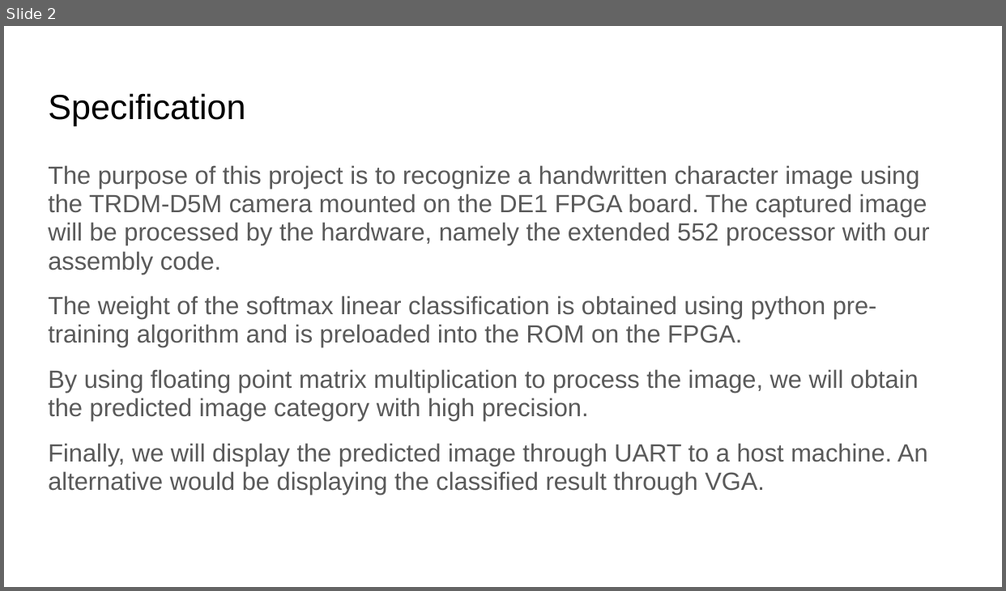
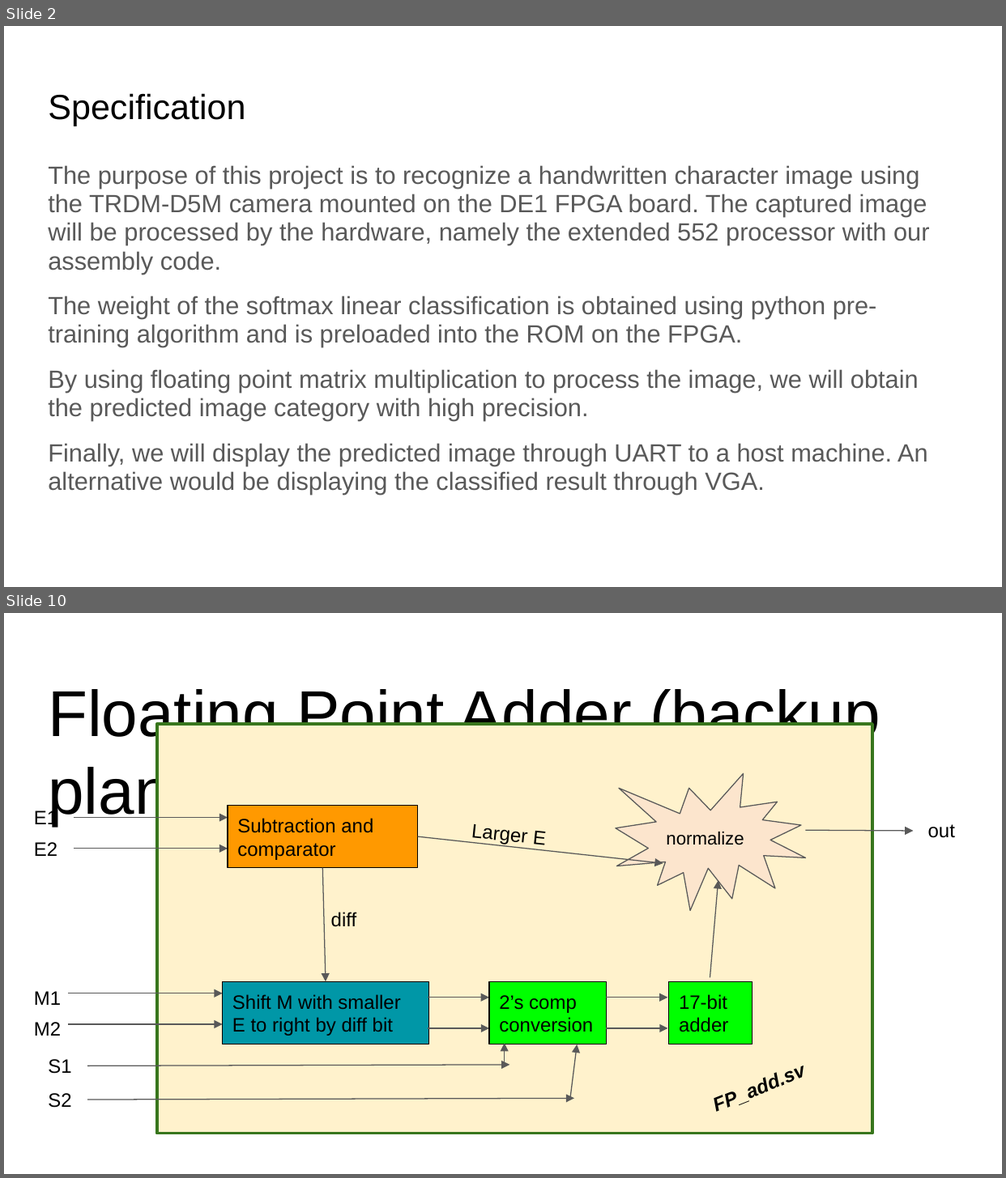
Before and after one commit to ShichenQiao/ECE554_SP23_FPGA_Handwriting_Recognition, a slide deck: Project/Specifications/block diagram.pptx. Shown one above the other, each under a label of ours: slide 2 before the commit, slides 2 and 10 after it; the slides between them are not shown. The pictures are 1006x591 and 1006x1178 pixels, drawn with LibreOffice and Linux fonts; fonts in the diff are those of the drawing. Boxes give left, top, right and bottom in pixels: in the first picture for what was removed or moved away, otherwise in the second. Text is boxed around its words. In the diff, an @@ line names an element or a change of style, - is before the commit and + after.

```diff
--- a/Project/Specifications/block diagram.pptx
+++ b/Project/Specifications/block diagram.pptx
@@ slide 10 added at bbox=[4, 613, 1002, 1174], background #FFFFFF @@
@@ title added at bbox=[48, 684, 880, 826], 46.8 pt, text #000000 @@
+Floating Point Adder (backup plan)
@@ rectangle added at bbox=[156, 724, 872, 1133], fill #FFF2CC, outline #38761D 2.25 pt @@
@@ irregular seal added at bbox=[616, 773, 805, 910], fill #FCE5CD, outline #595959 0.75 pt, 13 pt, text #000000 @@
+normalize
@@ rectangle added at bbox=[228, 806, 417, 868], fill #FF9900, outline #000000 0.75 pt, 14 pt, text #000000 @@
+Subtraction and comparator
@@ text added at bbox=[34, 809, 57, 828], 14 pt, text #000000 @@
+E1
@@ arrow added from (74, 818) to (228, 818), #595959 0.75 pt @@
@@ text added at bbox=[471, 824, 545, 846], 14 pt, text #000000 @@
+Larger E
@@ arrow added from (805, 831) to (913, 831), #595959 0.75 pt @@
@@ text added at bbox=[928, 824, 955, 838], 14 pt, text #000000 @@
+out
@@ text added at bbox=[34, 842, 57, 856], 14 pt, text #000000 @@
+E2
@@ arrow added from (74, 849) to (228, 849), #595959 0.75 pt @@
@@ arrow added from (417, 837) to (663, 863), #595959 0.75 pt @@
@@ arrow added from (322, 867) to (326, 982), #595959 0.75 pt @@
@@ arrow added from (710, 978) to (718, 880), #595959 0.75 pt @@
@@ text added at bbox=[331, 912, 357, 927], 14 pt, text #000000 @@
+diff
@@ text added at bbox=[34, 991, 61, 1005], 14 pt, text #000000 @@
+M1
@@ arrow added from (69, 993) to (223, 993), #595959 0.75 pt @@
@@ rectangle added at bbox=[223, 982, 429, 1045], fill #0097A7, outline #000000 0.75 pt, 14 pt, text #000000 @@
+Shift M with smaller E to right by diff bit
@@ arrow added from (427, 997) to (489, 997), #595959 0.75 pt @@
@@ rectangle added at bbox=[489, 982, 606, 1045], fill #00FF00, outline #000000 0.75 pt, 14 pt, text #000000 @@
+2’s comp
+conversion
@@ arrow added from (606, 997) to (667, 997), #595959 0.75 pt @@
@@ rectangle added at bbox=[669, 982, 752, 1045], fill #00FF00, outline #000000 0.75 pt, 14 pt, text #000000 @@
+17-bit adder
@@ text added at bbox=[34, 1022, 61, 1036], 14 pt, text #000000 @@
+M2
@@ arrow added from (69, 1024) to (223, 1024), #595959 0.75 pt @@
@@ text added at bbox=[697, 1007, 918, 1130], 14 pt, text #000000, bold, italic @@
+FP_add.sv
@@ arrow added from (427, 1029) to (489, 1029), #595959 0.75 pt @@
@@ arrow added from (504, 1065) to (504, 1043), #595959 0.75 pt @@
@@ arrow added from (570, 1099) to (577, 1045), #595959 0.75 pt @@
@@ arrow added from (606, 1029) to (667, 1029), #595959 0.75 pt @@
@@ text added at bbox=[48, 1059, 71, 1074], 14 pt, text #000000 @@
+S1
@@ arrow added from (87, 1066) to (510, 1065), #595959 0.75 pt @@
@@ text added at bbox=[48, 1093, 71, 1108], 14 pt, text #000000 @@
+S2
@@ arrow added from (87, 1100) to (573, 1099), #595959 0.75 pt @@
```
Also in this commit, not shown: 10 slides changed, 3 other slides added, 5 other files.
